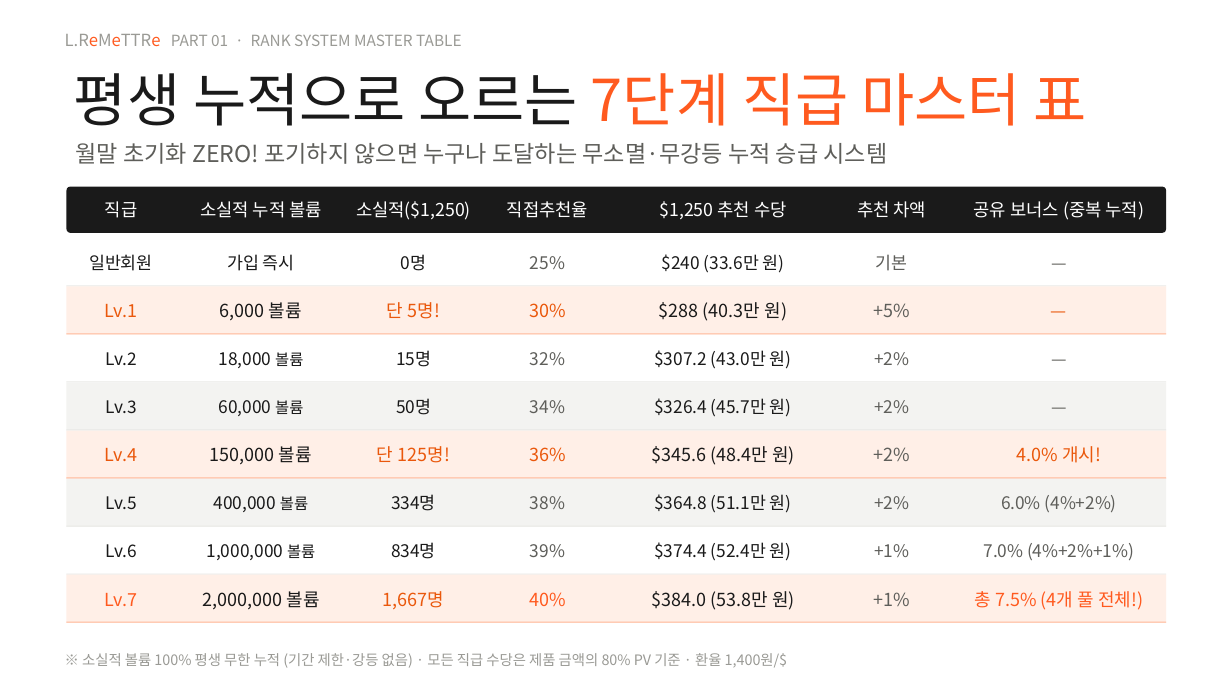
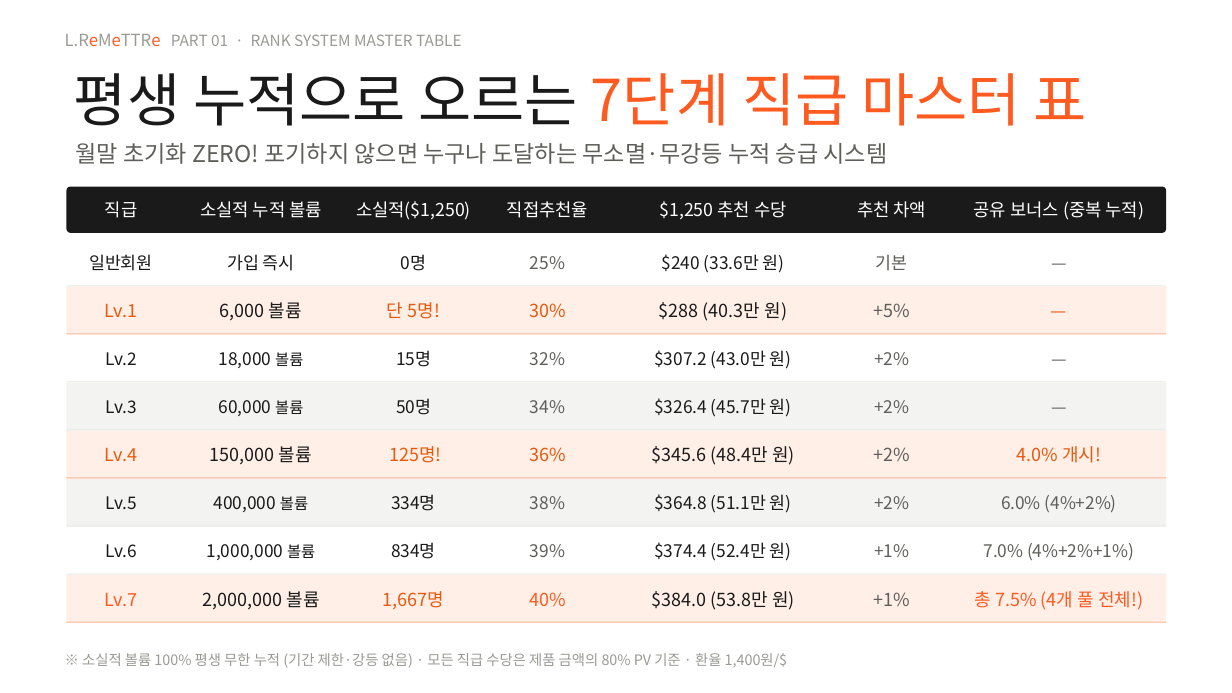
Before and after one commit to lremettre/lremettre.github.io, a slide deck: slide 11 of docs/01_프레젠테이션_강의/르메뜨레 마케팅 플랜_V2.2.pptx. Drawn at 1232x693 pixels with LibreOffice and Linux fonts; fonts in the diff are those of the drawing. Boxes give left, top, right and bottom in pixels: in the first picture for what was removed or moved away, otherwise in the second. Text is boxed around its words. In the diff, an @@ line names an element or a change of style, - is before the commit and + after.

```diff
--- a/docs/01_프레젠테이션_강의/르메뜨레 마케팅 플랜_V2.2.pptx
+++ b/docs/01_프레젠테이션_강의/르메뜨레 마케팅 플랜_V2.2.pptx
@@ text at box(389, 446, 441, 463): text changed @@
-단 125명!
+125명!
```
Also in this commit, not shown: 3 other files.
